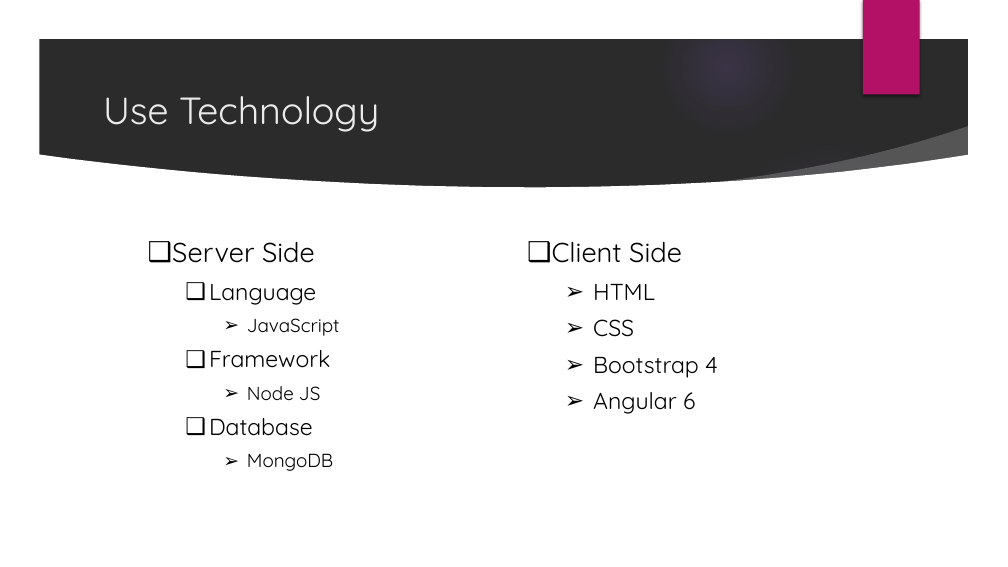
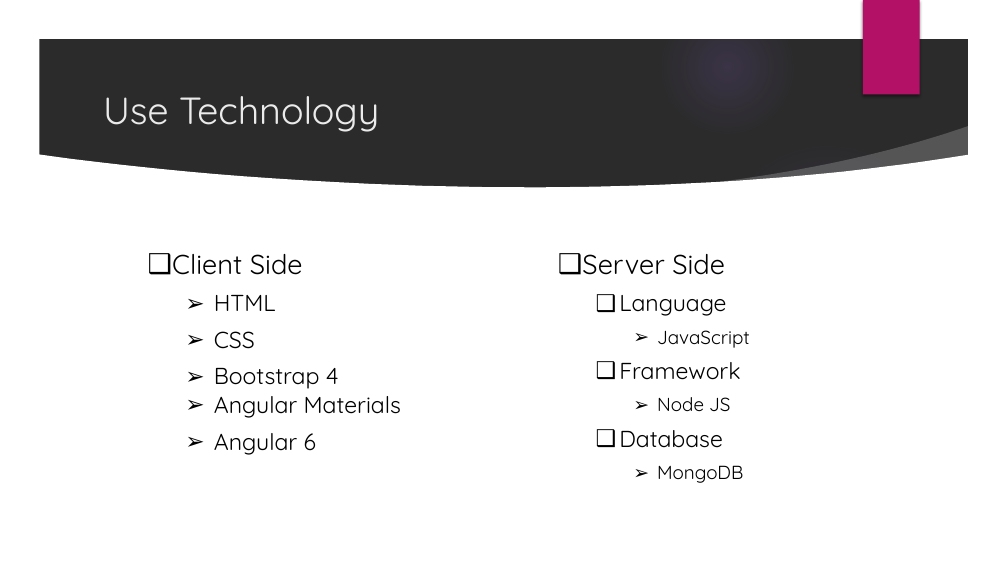
Before and after one commit to ShahabuddinAhmed/Presentation, a slide deck: slide 7 of HouseRenting.pptx. Drawn at 1008x567 pixels with LibreOffice and Linux fonts; fonts in the diff are those of the drawing; background and template pictures are left out; a plain dark background stands for a picture behind light text. Boxes give left, top, right and bottom in pixels: in the first picture for what was removed or moved away, otherwise in the second. Text is boxed around its words. In the diff, an @@ line names an element or a change of style, - is before the commit and + after.

Commit message:
client and server sile is exachnged

```diff
--- a/HouseRenting.pptx
+++ b/HouseRenting.pptx
@@ table at (140,243,504,459) @@
-row 4, column 1: Bootstrap 4
+row 4, column 1: Bootstrap 4 / Angular Materials
@@ table: place and size @@
-table at (520,231,883,418)
+table at (140,243,504,459)
@@ table: place and size @@
-table at (140,231,504,475)
+table at (551,243,914,487)
```
